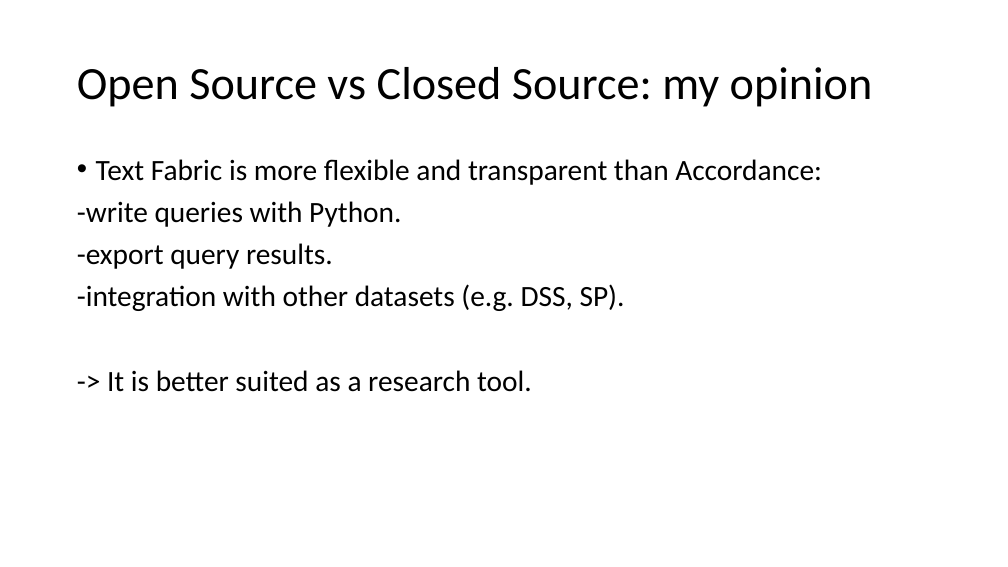
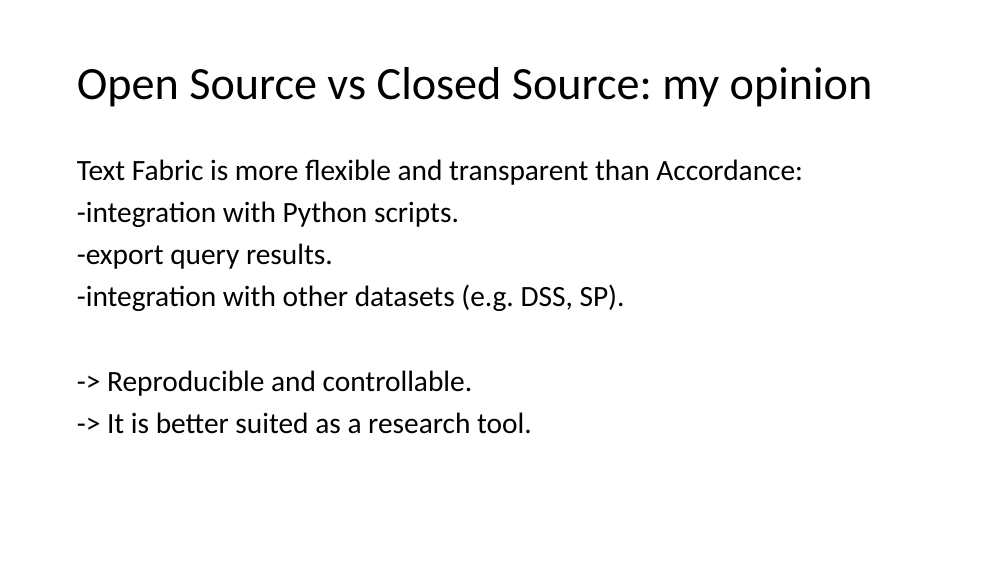
Before and after one commit to MartijnNaaijer/workshop_zurich_text_fabric, a slide deck: slide 7 of presentation_6_march_2026.pptx. Drawn at 1008x567 pixels with LibreOffice and Linux fonts; fonts in the diff are those of the drawing. Boxes give left, top, right and bottom in pixels: in the first picture for what was removed or moved away, otherwise in the second. Text is boxed around its words. In the diff, an @@ line names an element or a change of style, - is before the commit and + after.

```diff
--- a/presentation_6_march_2026.pptx
+++ b/presentation_6_march_2026.pptx
@@ text at (77,159,803,185): bullet • to none @@
@@ text at (77,201,459,227): text changed @@
--write queries with Python.
+-integration with Python scripts.
@@ text at (107,370,473,396): paragraph added @@
+-> Reproducible and controllable.
```
Also in this commit, not shown: 3 other slides changed.
